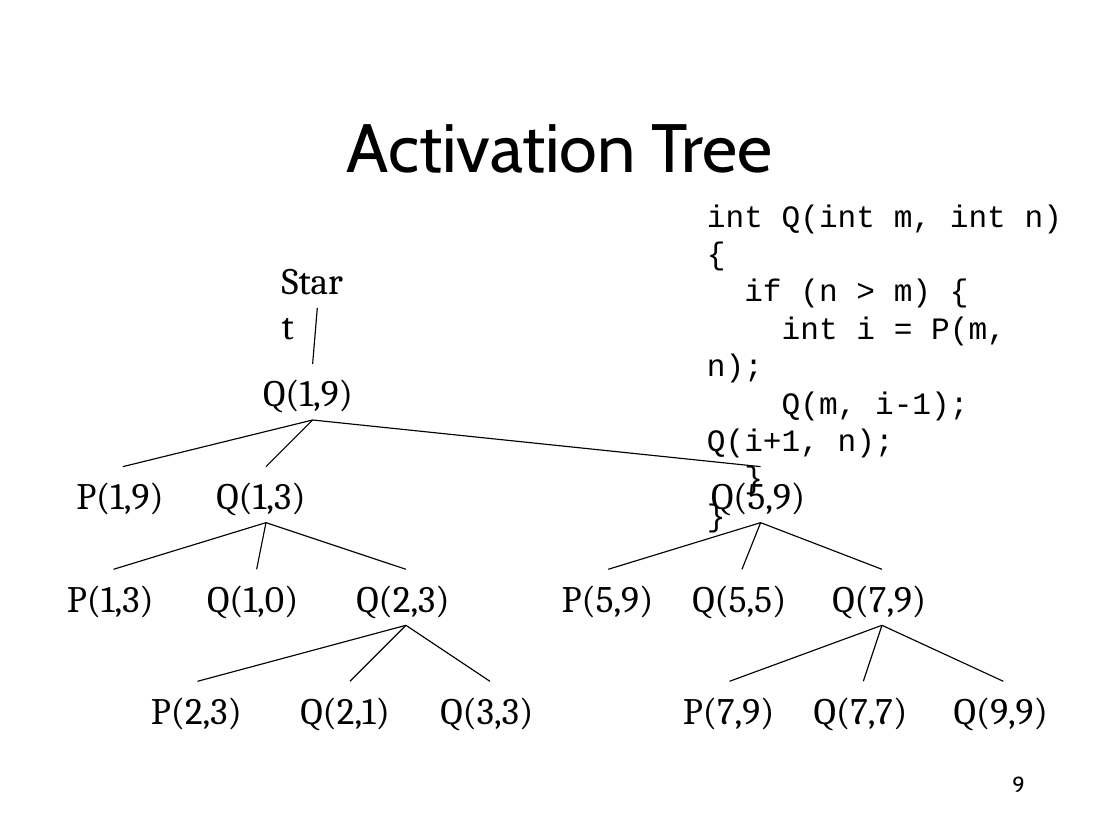
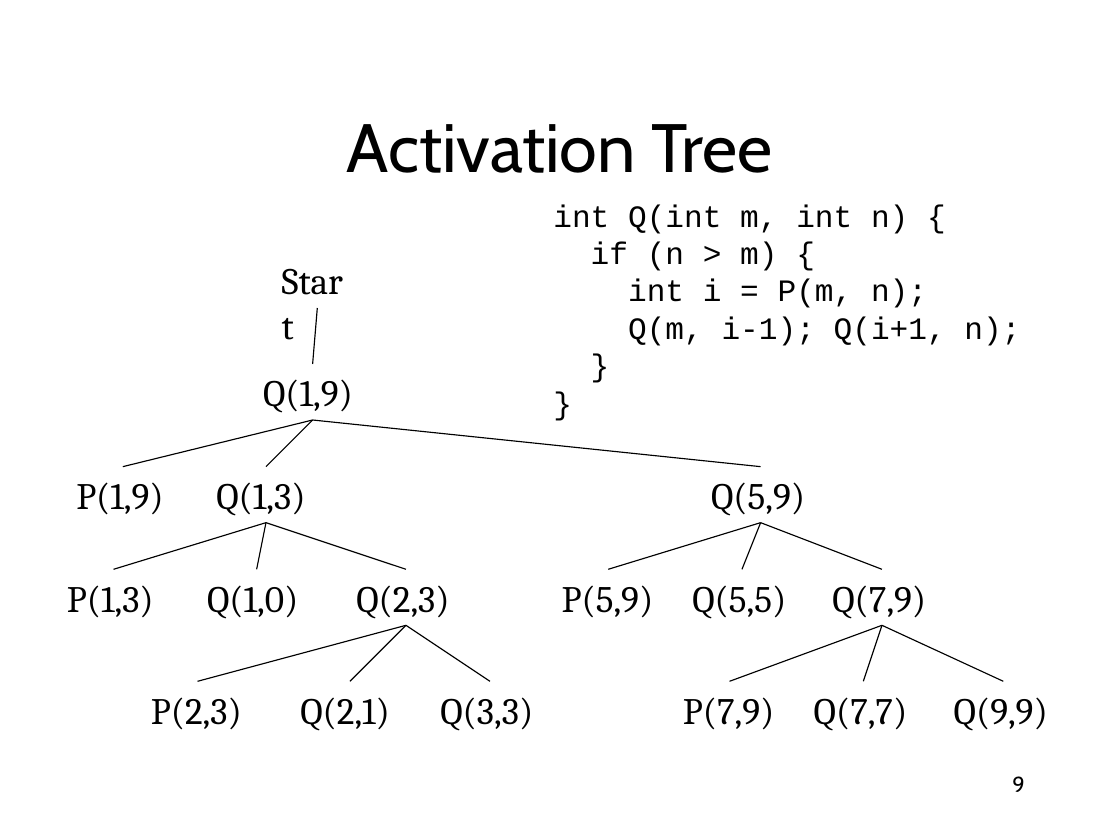
Before and after one commit to anoopsarkar/compilers-class, a slide deck: slide 9 of assets/ppt/codegen/runtime.pptx. Drawn at 1120x840 pixels with LibreOffice and Linux fonts; fonts in the diff are those of the drawing. Boxes give left, top, right and bottom in pixels: in the first picture for what was removed or moved away, otherwise in the second. Text is boxed around its words. In the diff, an @@ line names an element or a change of style, - is before the commit and + after.

Commit message:
typos

```diff
--- a/assets/ppt/codegen/runtime.pptx
+++ b/assets/ppt/codegen/runtime.pptx
@@ text "int Q(int m, int n) ..." rewrapped from (707,204,1062,458) to (553,204,1020,346) @@
```
